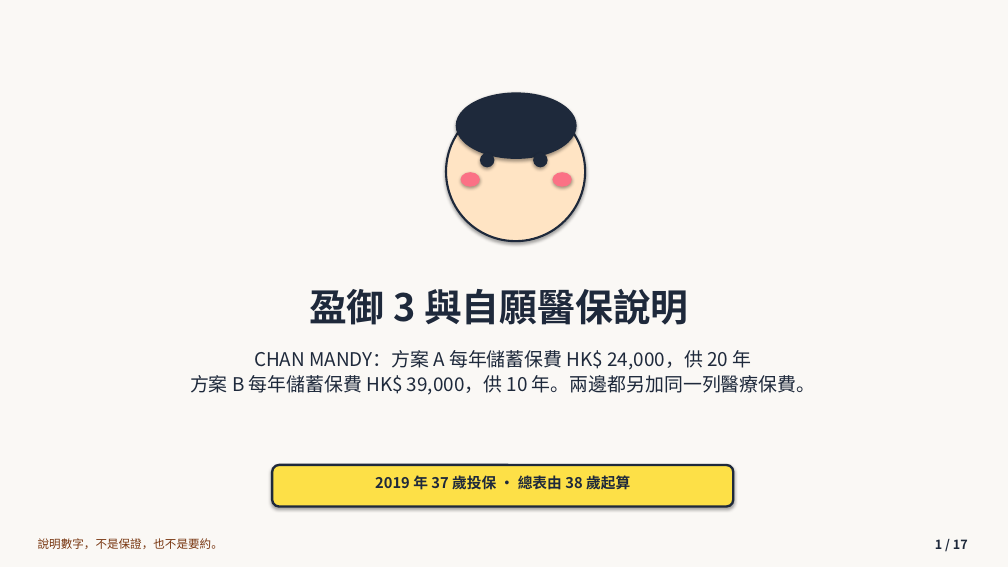
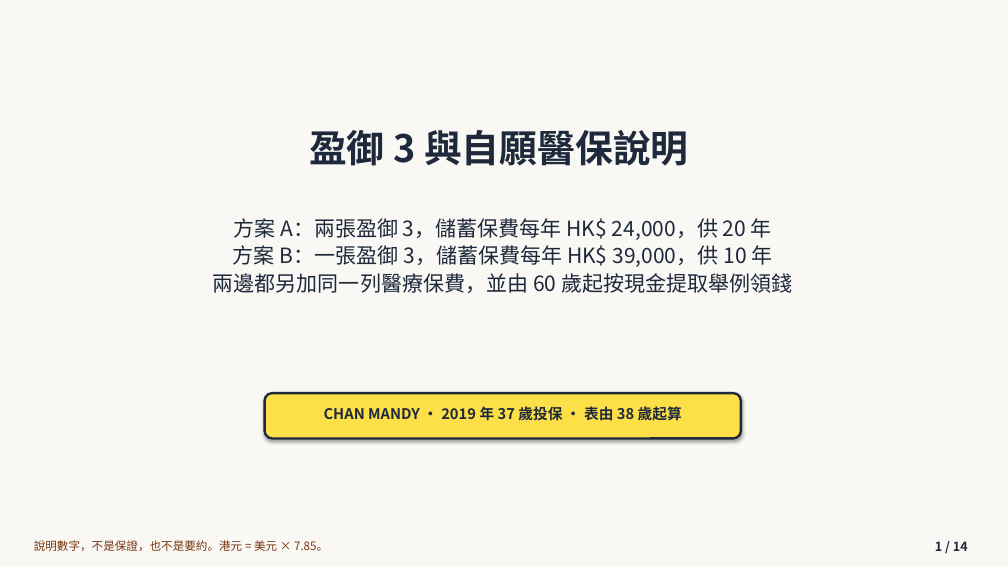
Before and after one commit to tomchan212/AIA-AS, a slide deck: slide 1 of apps/blueprint/public/mandy.pptx. Drawn at 1008x567 pixels with LibreOffice and Linux fonts; fonts in the diff are those of the drawing. Boxes give left, top, right and bottom in pixels: in the first picture for what was removed or moved away, otherwise in the second. Text is boxed around its words. In the diff, an @@ line names an element or a change of style, - is before the commit and + after.

```diff
--- a/apps/blueprint/public/mandy.pptx
+++ b/apps/blueprint/public/mandy.pptx
@@ ellipse removed at [446,102,585,241] @@
@@ ellipse removed at [456,92,577,159] @@
@@ text "盈御 3 與自願醫保說明": place and size @@
-text "盈御 3 與自願醫保說明" at [309,289,689,325]
+text "盈御 3 與自願醫保說明" at [309,130,689,166]
@@ ellipse removed at [461,172,480,187] @@
@@ ellipse removed at [480,153,495,167] @@
@@ ellipse removed at [533,153,547,167] @@
@@ ellipse removed at [553,172,572,187] @@
@@ text at [213,218,792,293]: text changed; size 18 to 20 pt @@
-CHAN MANDY：方案 A 每年儲蓄保費 HK$ 24,000，供 20 年
-方案 B 每年儲蓄保費 HK$ 39,000，供 10 年。兩邊都另加同一列醫療保費。
+方案 A：兩張盈御 3，儲蓄保費每年 HK$ 24,000，供 20 年
+方案 B：一張盈御 3，儲蓄保費每年 HK$ 39,000，供 10 年
+兩邊都另加同一列醫療保費，並由 60 歲起按現金提取舉例領錢
@@ rounded rectangle: place and size @@
-rounded rectangle at [272,465,734,507]
+rounded rectangle at [265,393,741,439]
@@ text at [324,404,682,423]: text changed @@
-2019 年 37 歲投保 · 總表由 38 歲起算
+CHAN MANDY · 2019 年 37 歲投保 · 表由 38 歲起算
@@ text at [34,540,328,551]: text changed @@
-說明數字，不是保證，也不是要約。
+說明數字，不是保證，也不是要約。港元 = 美元 × 7.85。
@@ text at [935,541,968,551]: text changed @@
-1 / 17
+1 / 14
```
Also in this commit, not shown: 9 other slides changed, 8 slides added, 11 slides removed, 10 other files.
